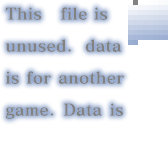
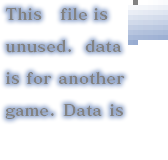
Layered file, before and after one edit (168x160). Changes by layer:
painted on "This f ile is unused. data is for another game. Data is" over [5, 7, 125, 119]
